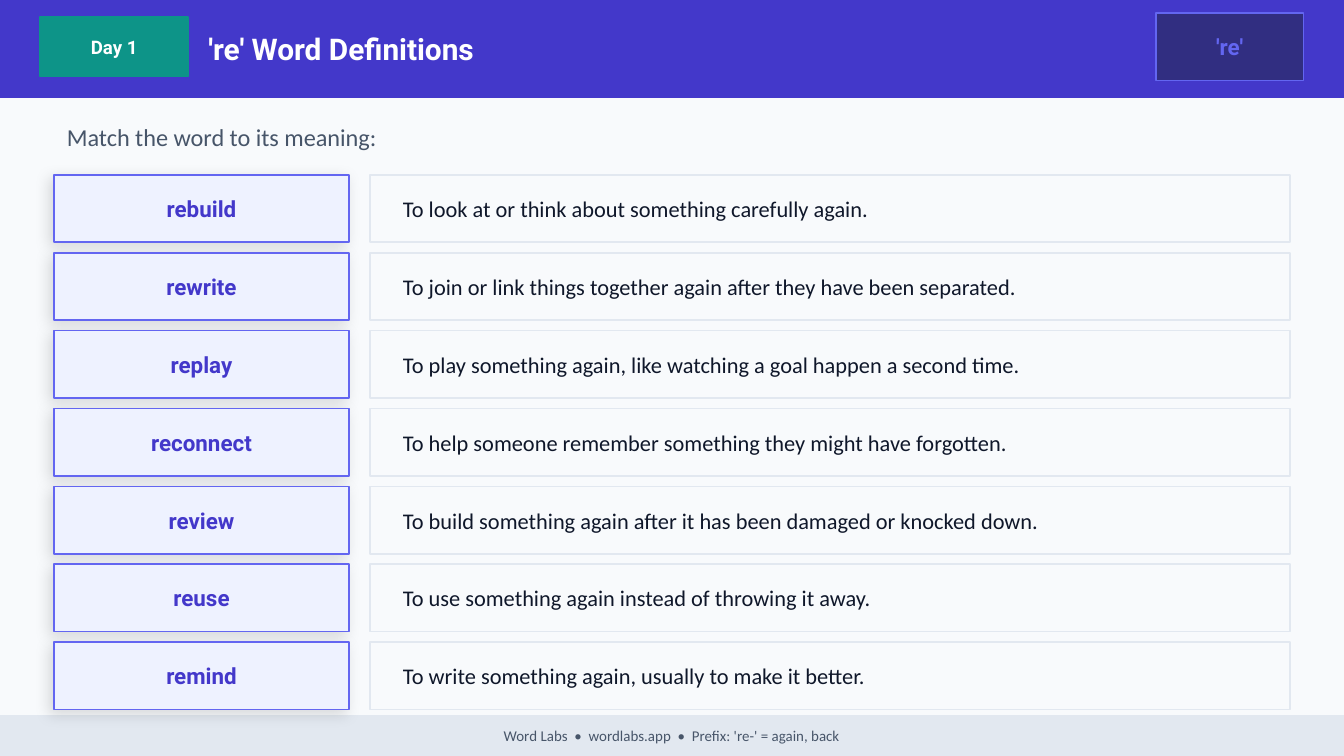
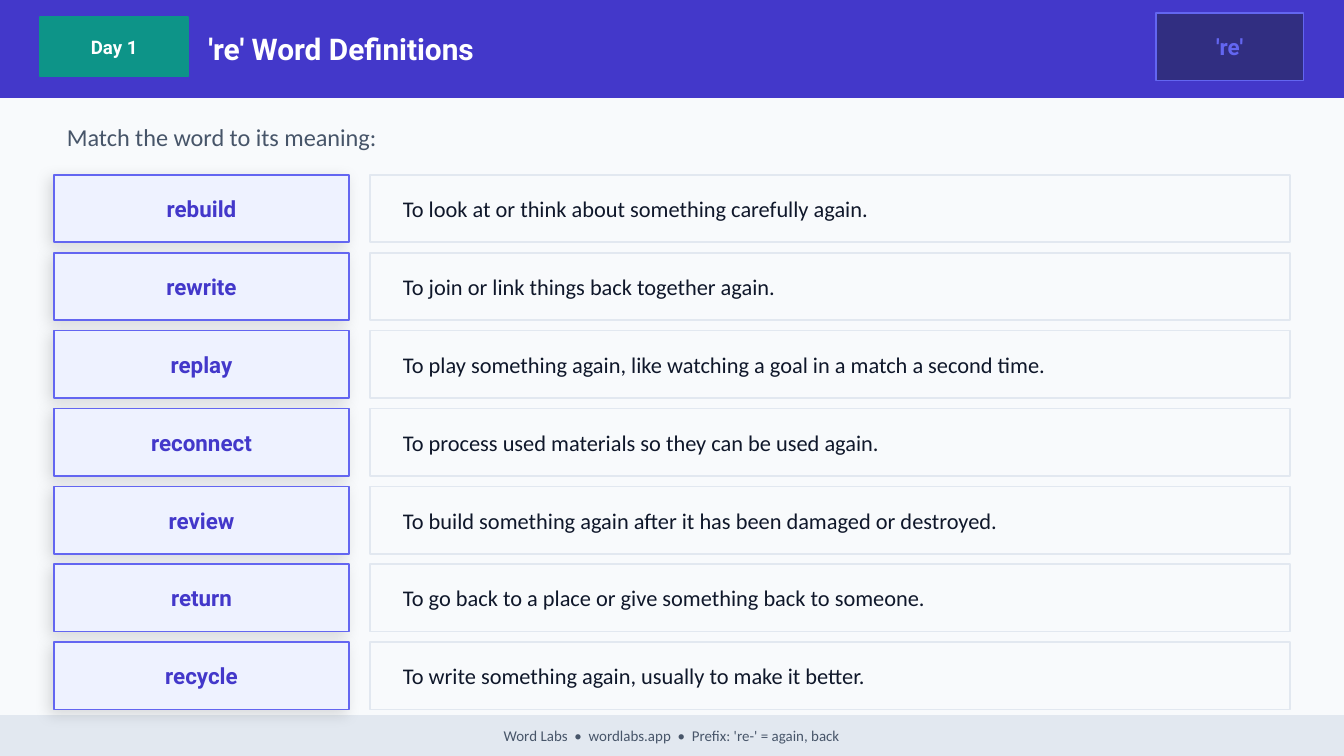
Before and after one commit to NickD135/morphology-builder, a slide deck: slide 8 of output/wordlabs-re-3day.pptx. Drawn at 1344x756 pixels with LibreOffice and Linux fonts; fonts in the diff are those of the drawing. Boxes give left, top, right and bottom in pixels: in the first picture for what was removed or moved away, otherwise in the second. Text is boxed around its words. In the diff, an @@ line names an element or a change of style, - is before the commit and + after.

```diff
--- a/output/wordlabs-re-3day.pptx
+++ b/output/wordlabs-re-3day.pptx
@@ text at [403,279,775,299]: text changed @@
-To join or link things together again after they have been separated.
+To join or link things back together again.
@@ text at [403,357,1045,377]: text changed @@
-To play something again, like watching a goal happen a second time.
+To play something again, like watching a goal in a match a second time.
@@ text at [403,435,879,455]: text changed @@
-To help someone remember something they might have forgotten.
+To process used materials so they can be used again.
@@ text at [403,513,996,533]: text changed @@
-To build something again after it has been damaged or knocked down.
+To build something again after it has been damaged or destroyed.
@@ text at [171,591,232,606]: text changed @@
-reuse
+return
@@ text at [403,590,925,610]: text changed @@
-To use something again instead of throwing it away.
+To go back to a place or give something back to someone.
@@ text at [165,667,237,689]: text changed @@
-remind
+recycle
```
Also in this commit, not shown: 26 other slides changed, 8 other files.
